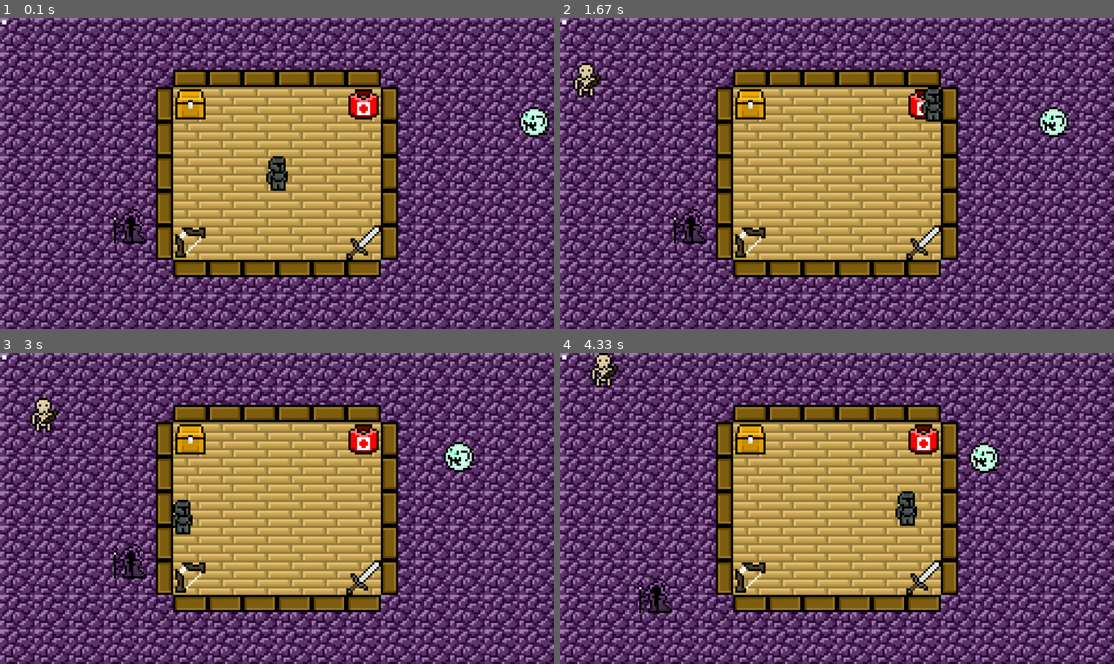
Above: before the commit, frames 1-4 (two rows, left to right).
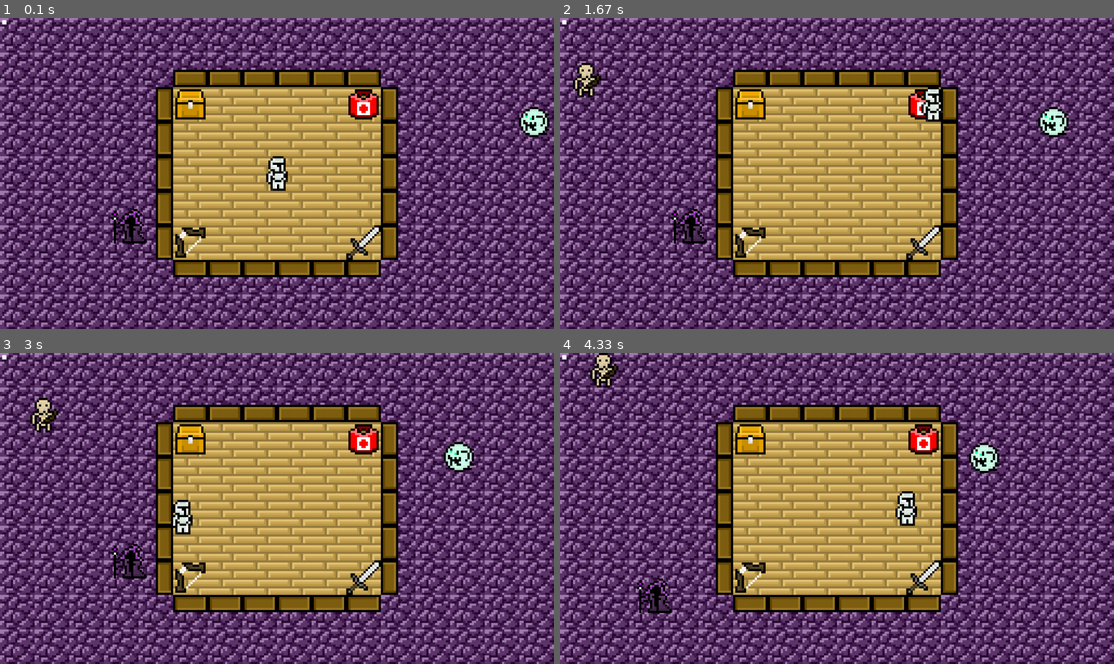
Above: after the commit, the same moments.

Repository: nicolassaez2004/DpProjetos.PyGame
Game: pygame game, started from main.py
The game is run twice, just before and just after one commit, with the same random seed, the same clock (stepped at 60 frames per second) and the same inputs.
Inputs:
- Up to frame 1 (0.1 s): no input
- Up to frame 2 (1.67 s): hold D 0.33-0.8 s; hold W 0.83-1.13 s; hold D 1.17-1.63 s
- Up to frame 3 (3 s): hold A 1.67-2.2 s; hold S 2.23-2.53 s; hold A 2.57-2.97 s
- Up to frame 4 (4.33 s): hold W 3-3.37 s; hold D 3.4-4.03 s; hold S from 4.07 s (still down)

The runs differ from the first frame. In frame 1, 0.2% of the frame differs, in the area x 48-52%, y 45-55%; in frame 2, 0.2%, in the area x 65-69%, y 22-33%; in frame 3, 0.2%; in frame 4, 0.2%.

Commit message:
#correção de sprites

Diff:
--- a/main.py
+++ b/main.py
@@ -10,13 +10,17 @@
 class Player(pygame.sprite.Sprite):
     def __init__(self, posicao):
         super(Player, self).__init__()
+        aux_combate = ['soco', 'espada', 'arco_soco', 'arco_espada']
+        aux_movimento = ['parado', 'andando', 'batendo']
         size = (80,80)
+        self.estado_combate = aux_combate[0]
+        self.estado_movimento = aux_movimento[0]
+
         aux = pygame.image.load('assets/sprites/knight.png')
         self.image = pygame.transform.scale(aux, size)
         self.rect = pygame.Rect(posicao, size)
         self.mask = pygame.mask.from_surface(self.image)
         self.velocidade = pygame.math.Vector2(0, 0)
-        self.estado_combate = ['soco', 'espada', 'arco_soco', 'arco_espada']
 
     def movimentacao(self):
         self.key = pygame.key.get_pressed()
Binary file changed: assets/sprites/knight.png
Binary file added: assets/sprites/knight_soco.png
